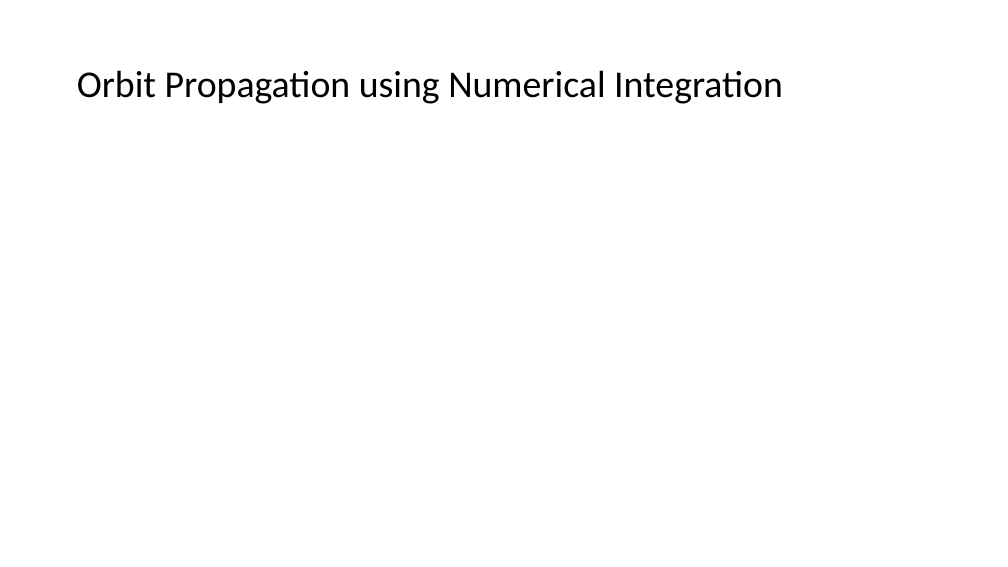
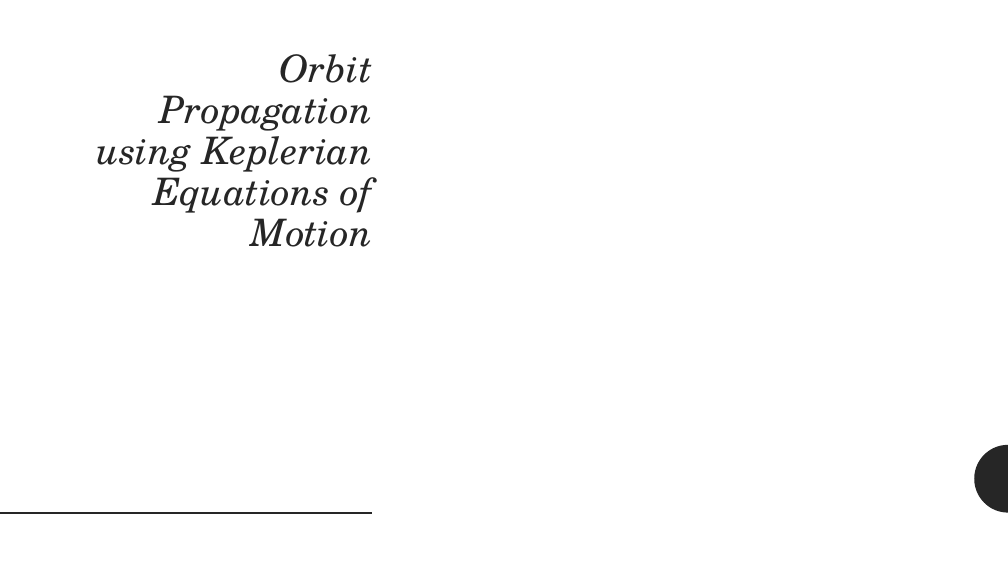
Before and after one commit to gankoji/ame557-proj2, a slide deck: slide 4 of Presentation_Slides/AME 557 Project 2 Outline.pptx. Drawn at 1008x567 pixels with LibreOffice and Linux fonts; fonts in the diff are those of the drawing; grey boxes stand for pictures. Boxes give left, top, right and bottom in pixels: in the first picture for what was removed or moved away, otherwise in the second. Text is boxed around its words. In the diff, an @@ line names an element or a change of style, - is before the commit and + after.

```diff
--- a/Presentation_Slides/AME 557 Project 2 Outline.pptx
+++ b/Presentation_Slides/AME 557 Project 2 Outline.pptx
@@ title "Orbit Propagation using Keplerian Equations ..." at box(96, 54, 373, 247): vertical alignment middle to top @@
@@ title at box(96, 54, 373, 247): text changed; font Calibri to TeX Gyre Schola; text colour #000000 to #262626; italic on @@
-Orbit Propagation using Numerical Integration
+Orbit Propagation using Keplerian Equations of Motion
@@ freeform shape added at box(975, 445, 1008, 513), fill #262626 @@
@@ line added from (0, 513) to (372, 513), #262626 2 pt @@
```
Also in this commit, not shown: 6 other slides changed, 3 slides added, 1 slide removed.
